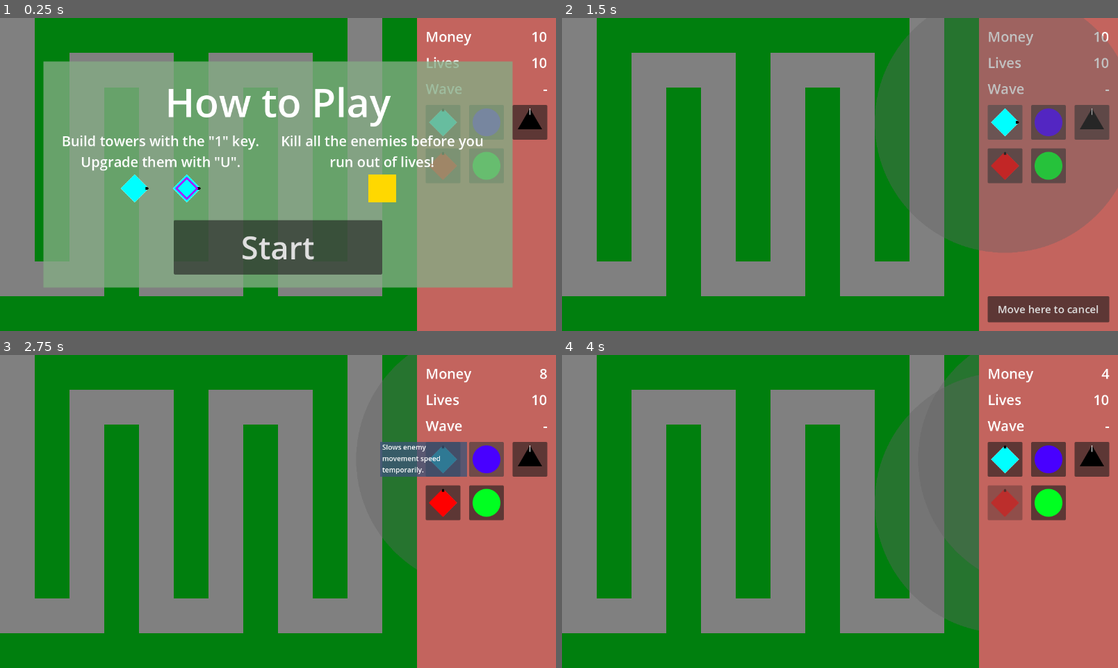
Above: before the commit, frames 1-4 (two rows, left to right).
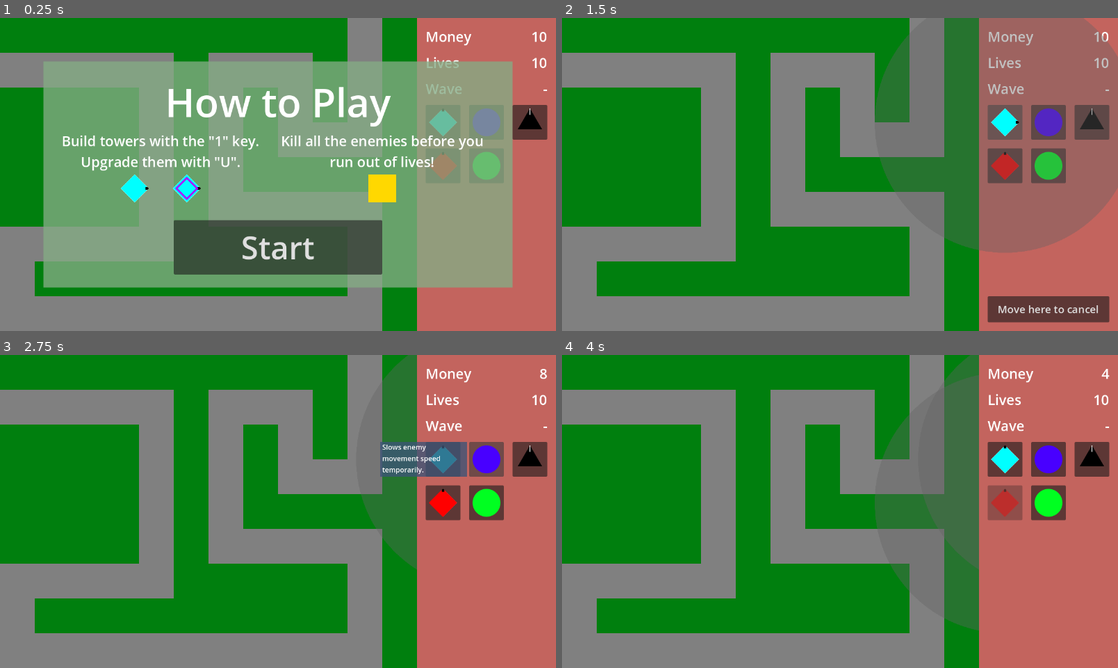
Above: after the commit, the same moments.

Repository: phrasmotica/godot-tower-defence
Game: Godot game, scene res://scenes/game.tscn
Same seed, same stepped clock (60 frames per second), same inputs: the game is played once before the commit and once after it.
Inputs (mouse positions are in pixels of both pictures, inside the frame that each line leads up to):
- Up to frame 1 (0.25 s): no input
- Up to frame 2 (1.5 s): click "Start" at 0.5 s; click (1006, 121) at 1.25 s
- Up to frame 3 (2.75 s): click (489, 458) at 2 s
- Up to frame 4 (4 s): click (1090, 458) at 2.75 s; click (1006, 502) at 3.5 s

The runs differ from the first frame. In frame 1, 22% of the frame differs, in the area x 0-69%, y 0-100%; in frame 2, 26%; in frame 3, 26%; in frame 4, 26%.

Commit message:
Turn path manager into a tool script

Diff:
--- a/scenes/game.tscn
+++ b/scenes/game.tscn
@@ -43,11 +43,11 @@
 [node name="PathManager" type="Node2D" parent="." node_paths=PackedStringArray("paths")]
 script = ExtResource("8_wg70s")
 paths = [NodePath("Path0"), NodePath("Path1")]
-initial_path_index = 1
 
 [node name="Path0" parent="PathManager" instance=ExtResource("9_f2e1u")]
 
 [node name="Path1" parent="PathManager" instance=ExtResource("10_q42hf")]
+visible = false
 
 [node name="Towers" type="Node2D" parent="."]
 script = ExtResource("5_rtba5")
--- a/scripts/path_manager.gd
+++ b/scripts/path_manager.gd
@@ -1,25 +1,40 @@
+@tool
 class_name PathManager extends Node2D
 
 @export
 var paths: Array[Path] = []
 
-@export_range(0, 1)
-var initial_path_index := 0
+@export
+var active_path_index: int:
+	set(value):
+		if Engine.is_editor_hint():
+			if value < 0 or value > paths.size() - 1:
+				return
+
+		active_path_index = value
+		set_active_path()
 
 signal enemy_died(enemy: Enemy)
 signal enemy_reached_end(enemy: Enemy)
 
 func _ready():
+	set_active_path()
+
+func set_active_path():
+	print("Setting active path " + str(active_path_index))
+
 	for i in range(paths.size()):
-		if i == initial_path_index:
+		if i == active_path_index:
 			paths[i].show()
-			paths[i].enemy_died.connect(_on_path_enemy_died)
-			paths[i].enemy_reached_end.connect(_on_path_enemy_reached_end)
+
+			if not Engine.is_editor_hint():
+				paths[i].enemy_died.connect(_on_path_enemy_died)
+				paths[i].enemy_reached_end.connect(_on_path_enemy_reached_end)
 		else:
 			paths[i].hide()
 
 func get_active_path():
-	return paths[initial_path_index]
+	return paths[active_path_index]
 
 func spawn_enemy(enemy_scene: PackedScene):
 	# TODO: do the signal-connecting entirely in this script
